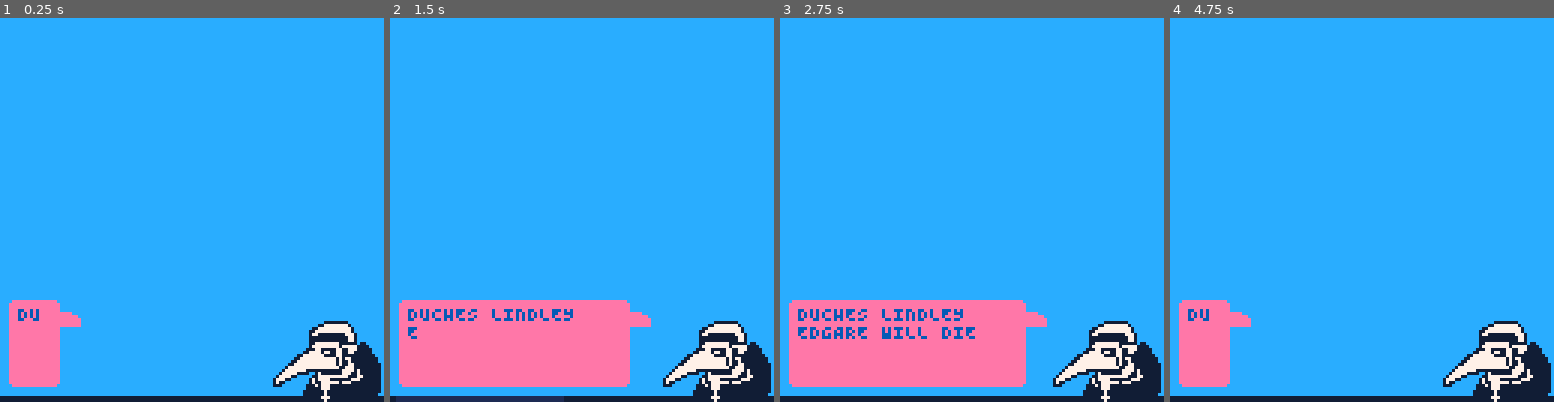
Above: before the commit, frames 1-4 (left to right).
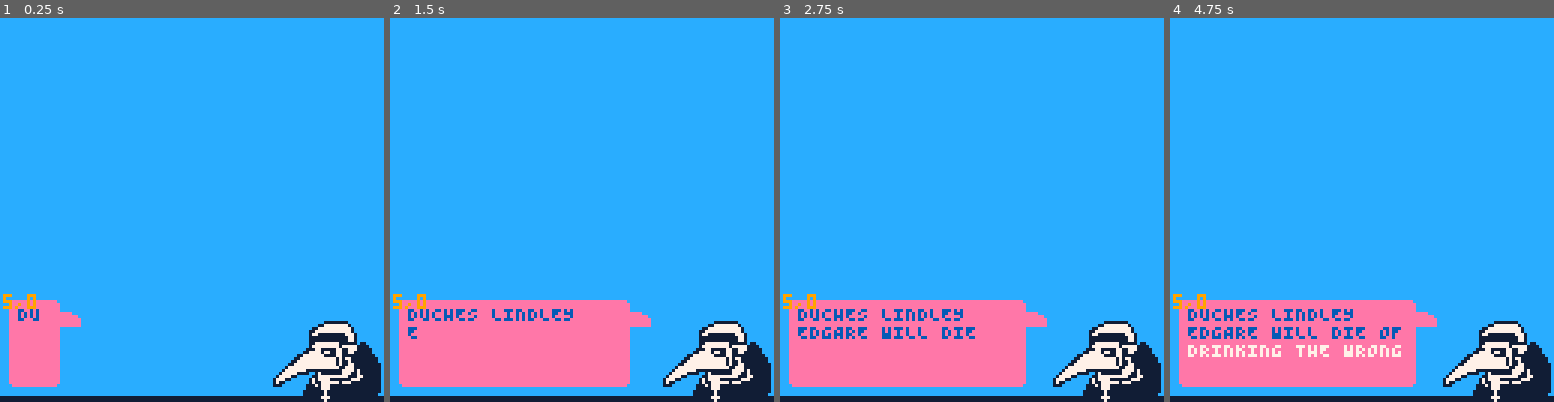
Above: after the commit, the same moments.

Repository: Yolwoocle/minijam_112
Game: PICO-8 cartridge minijam112.p8
Same seed, same stepped clock (60 frames per second), same inputs: the game is played once before the commit and once after it.
Inputs:
- Up to frame 1 (0.25 s): no input
- Up to frame 2 (1.5 s): tap X (X key) at 0.33, 1.07 s; tap O (Z key) at 0.7 s
- Up to frame 3 (2.75 s): hold Right 1.6-2.1 s; tap O (Z key) at 1.7, 2.1, 2.5 s; tap X (X key) at 1.85 s; hold Up 2.15-2.42 s; hold Right from 2.47 s (still down)
- Up to frame 4 (4.75 s): tap O (Z key) every 0.4 s from 2.9 to 4.5 s; tap X (X key) at 2.97, 4.08 s; release Right at 3.03 s; hold Left 3.08-3.58 s; hold Down 3.63-3.97 s; hold Right 4.02-4.68 s; hold Up from 4.73 s (still down)

The runs differ from the first frame. In frame 1, 0.2% of the frame differs, in the area x 0-10%, y 71-76%; in frame 2, 0.8%; in frame 3, 0.2%; in frame 4, 12%, in the area x 0-70%, y 71-97%.

Commit message:
updated report card and sfx

Diff:
--- a/minijam112.p8
+++ b/minijam112.p8
@@ -26,10 +26,29 @@
 		dobj=create_dobj(0,-91),
 	}
 
+	report={
+		dobj=create_dobj(130,-90),
+		target_x=24,
+
+		last_input=0,
+
+		step=1,
+
+		adj1="",
+
+		sticker=false,
+		sticker_ox=rnd(6)-3,
+		sticker_oy=rnd(6)-3,
+
+		cur_mark=0,
+
+		signature=false,
+	}
+
 	c={
 		dobj=create_dobj(63,63),
 		sel_index=1,
-		mode="ingredients"
+		mode="menu"
 	}
 
 	ticks={false,false,false}
@@ -59,6 +78,10 @@
 		target_y=40,
 	}
 
+	dead_list=""
+	dead_list_ypos=0
+	dead_list_oy=0
+
 	bubbles={}
 
 	st=0 --spawn time
@@ -85,6 +108,7 @@
 
 	parse_output=""
 	ailment_out=""
+	hide_bubble=false
 
 	ingr_particles={}
 
@@ -100,11 +124,16 @@
 	}
 
 	clock=0
-	maxclock=60*60*3 -- be careful about overflowing the tiny p8 limit
+	maxclock=60*10 -- be careful about overflowing the tiny p8 limit
 end
 
 function _update60()
 	t+=1
+
+	update_time()
+	on_speech_end()
+
+	dead_list_oy+=1/6
 
 	menuitem(3, "sound: "..(sound_on and "on" or "off"), function() sound_on=not sound_on end)
 
@@ -144,8 +173,6 @@
 
 	parse_dialogue()
 	update_anim()
-
-	update_time()
 end
 
 function _draw()
@@ -178,6 +205,13 @@
 
 	-- rectfill(-5,-5,135,34,2)
 	rectfill(-5,-120,135,34,2)
+
+	draw_report()
+
+	if(intro_phase>=1) draw_time()
+
+	print(dead_list,83,dead_list_ypos+dead_list_oy,5)
+
 	draw_pdoctor()
 	draw_bubble()
 
@@ -186,18 +220,34 @@
 
 	draw_cursor()
 
-	if(intro_phase>=1) draw_time()
-
-
-
-	print(parse_output,6,5,5)
-	print(ailment_out,6,5,4)
-
-	if(debugmode)print(debug,1,1,7)
+
+	if(not hide_bubble)then
+		print(parse_output,6,5,5)
+		print(ailment_out,6,5,4)
+	end
+
+	if(debugmode)print(debug,1,1,9)
 end
 
 -->8
 --update
+
+function update_dead_list()
+	local out=" "
+	local ways_to_die=split" WAS NEVER SEEN AGAIN, STILL GETS NIGHTMARES, HASNT STOPPED CRYING,S FAMILY MISSES THEM, NEVER MADE IT HOME, WILL NEVER RETURN, DIED A GRUESOME DEATH, LEFT THEIR WALLET, NOW SUFFERS FROM ANXIETY, HASNT EATEN IN DAYS, WAS ARRESTED, IS NOW IN JAIL, SUFFERED A FATE WORSE THAN DEATH, IS NOT THE SAME ANYMORE"
+	for customer in all(past_customers) do
+		--if customer.score<0 then
+		--	out..=to_fit(customer.name.." DIED OF "..customer.cause.."\n\n",14)
+		--end
+		local fate=rnd(ways_to_die)
+		if(flr(rnd(2))==0)fate=" DIED OF "..customer.cause
+		out..=to_fit(customer.name..fate.."\n\n",11)
+	end
+
+	dead_list_ypos=-110
+	dead_list_oy=0
+	dead_list=out
+end
 
 function return_to_belt()
 	c.mode="ingredients"
@@ -266,6 +316,8 @@
 				del(g_ingredients,ingr)
 				commit_ingredient(ingr.obj)
 
+				sfx(58)
+
 				cur_fx_dobj.target=t+60
 
 				time_since_last=0
@@ -273,10 +325,6 @@
 
 				c.sel_index=mid(1,c.sel_index,#g_ingredients) --fix cursor
 			end
-		end
-	elseif c.mode=="pot" then
-		if btnp(❎) and time_since_last>300 then
-			return_to_belt()
 		end
 	end
 end
@@ -330,8 +378,13 @@
 		local format=rnd(result_dialogue)
 
 		--check scores and create new dialogue
-		if(pot.score>5) then adjectives=positive_adj else adjectives=negative_adj end
-		if(flr(rnd(10))==0)adjectives=neutral_adj
+		if(pot.score>5) then
+			adjectives=positive_adj
+		elseif(pot.score<5) then
+			adjectives=negative_adj
+		else
+			adjectives=neutral_adj
+		end
 
 		--set up dialogue queue
 		dialogue_queue=pack(format[1]..ailment_manager.customer.." "..format[2].." ",rnd(adjectives),format[3])
@@ -353,11 +406,69 @@
 end
 
 function update_time()
-	clock+=1
-	clock=min(clock,maxclock)
+	if(c.mode=="ingredients")clock+=1
+
+	if clock==maxclock then
+		--end game
+		c.mode="report"
+		clock=0
+		conveyor_active=false
+
+		--anim_to_point(c,,130,0.97)
+
+		dialogue_queue=pack("LOOKS LIKE ITS TIME TO CLOSE UP SHOP ","","")
+		dialogue_queue_time=30
+		time_since_last=0
+	end
+
+
+	if(c.mode!="report")return
+
+	if time_since_last==0 then
+		anim_to_point(c,nil,150,0.9)
+	end
+
+	if time_since_last==350 then
+		anim_to_point(cam, 0, -91, 0.9)
+	end
+
+	if time_since_last==430 then
+		new_dialogue("WHAT A"," WONDERFUL ","DAY !")
+	end
+
+	if time_since_last==700 then
+		hide_bubble=true
+		anim_to_point(report, report.target_x, nil, 0.9)
+	end
+
+	--report card input loop
+	if(time_since_last>750 and time_since_last>report.last_input+60 and btnp(❎)) then
+		debug=report.step
+
+		if(report.step==1)report.adj1=rnd(positive_adj)
+		if(report.step==2)report.sticker_ox=-3+rnd(6)report.sticker_oy=-3+rnd(6)report.sticker=true
+		if(report.step>2 and report.step<=7)report.cur_mark+=1
+		if(report.step==8)report.signature=true
+
+		if(report.step!=0)sfx(47+report.step)shake=0.1
+		if(report.step==8)sfx(55)shake=0.2
+
+
+
+		report.last_input=time_since_last
+		report.step+=1
+	end
+
+	if time_since_last==1100 then
+		anim_to_point(report, report.target_x-23, nil, 0.9)
+
+		update_dead_list()
+	end
 end
 
 function draw_time()
+	if(c.mode=="report")return -- "this is scuffed as fuck I hate this line" - Louie
+
 	local leftt = maxclock - clock
 	local leftsecs= leftt\60
 	local timesec = leftsecs%60
@@ -403,6 +514,7 @@
 
 --draw speech bubble
 function draw_bubble()
+if(hide_bubble)return
 	local _x,_y=3,3
 	local _w,_h=78,28
 
@@ -427,6 +539,52 @@
 function draw_cursor()
 	local _x,_y=dx(c.dobj),dy(c.dobj)
 	sspr(48,0,16,15,_x,_y)
+end
+
+function draw_report()
+	local _x,_y=dx(report.dobj),dy(report.dobj)
+	local _w,_h=80,100
+
+	rectfill(_x,_y,_x+_w,_y+_h,7)
+	rect(_x,_y,_x+_w,_y+_h,5)
+
+	text_bold2("SELF-REPORT CARD",_x+3,_y+2,7,1)
+	line(_x+3,_y+10,_x+_w-3,_y+10,1)
+
+	rect(_x+60,_y+22,_x+75,_y+37,6) --sticker area
+
+	text_bold("TODAY I AM FEELING",_x+3,_y+13,7,1)
+	text_bold(" - "..report.adj1,_x+3,_y+20,7,5)
+
+	if(report.sticker)spr(8,_x+60+report.sticker_ox,_y+22+report.sticker_oy,2,2)
+
+	line(_x+3,_y+29,_x+_w-25,_y+29,1)
+
+	text_bold("TODAY I...",_x+3,_y+35,7,1)
+
+	local i=0
+	for text in all(split"TRIED MY BEST,HELPED TIDY,USED MY MANNERS,ATE ALL MY FOOD,STAYED FOCUSED") do
+		text_bold("[] "..text,_x+5,_y+43+i*8,7,5)
+		i+=1
+	end
+
+	for i=1,5 do
+		if(report.cur_mark>=i)spr(21,_x+5,_y+41+((i-1)*8))
+		debug=i..","..report.cur_mark
+	end
+
+	local y_cont=43+(i*8)+2
+	line(_x+3,_y+y_cont,_x+_w-3,_y+y_cont,1)
+
+	text_bold2("SIGNED:",_x+4,_y+_h-10,7,1)
+	line(_x+35,_y+_h-5,_x+_w-5,_y+_h-5,6)
+
+	local sx,sy,sw,sh=39,21,41,8
+
+	if(report.signature)sspr(sx,sy,sw,sh,_x+35,_y+_h-12)
+
+	line(_x,_y+_h+1,_x+_w,_y+_h+1,0)
+
 end
 
 function draw_ingredients()
@@ -450,6 +608,8 @@
 	conveyor_speed=conveyor_speed_original
 	if(not conveyor_active)conveyor_speed=0
 
+	--debug=time_since_last
+
 	if(c.mode!="pot")return
 
 	if(time_since_last>30)anim_to_point(potion,30,potion.target_y)
@@ -460,6 +620,7 @@
 		if time_since_last==30+text_finish_time+i*23 then
 			shake=0.07
 			ticks[i]=true
+			sfx(59)
 		end
 	end
 
@@ -588,9 +749,15 @@
 end
 
 function on_speech_end()
-	if intro_phase==0 then
+	if intro_phase==0 and parsing==false and c.mode=="menu" and btnp(❎) then
 		intro_phase=1
-		anim_to_point(cam, 0,0, 0.97)
+
+		anim_to_point(cam, 0,0, 0.9)
+		c.mode="ingredients"
+
+		clock=0
+
+		time_since_last=0
 	end
 end
 
@@ -801,7 +968,6 @@
 		parse_length+=1
 	else
 		parsing=false
-		on_speech_end()
 	end
 end
 
@@ -887,7 +1053,7 @@
 -->8
 --data
 
-all_effects=split"SUMMONS GIANT PEACH,GLOWS IN THE DARK,WRITES AN ESSAY,SUMMONS A TORNADO,FACILITATES DIGESTION,MELTS FACE,INCREASES POVERTY,SMELLS LIKE TEEN SPIRIT,TURNS INTO A CHAIR,TURNS INTO A TOAD,SETS YOU ON FIRE,INCREASES MULTITASKING,LOWERS CHOLESTER …(1070 unchanged characters)…
+all_effects=split"SUMMONS GIANT PEACH,GLOWS IN THE DARK,FINSHES YOUR ESSAY,SUMMONS A TORNADO,FACILITATES DIGESTION,MELTS FACE,FIGHTS POVERTY,SMELLS LIKE TEEN SPIRIT,TURNS INTO A SWORD,TURNS INTO A TOAD,SETS YOU ON FIRE,RELEASES INHIBITIONS,INCREASES MULTITASKING,LOWERS CHOLESTER …(1070 unchanged characters)…
 all_solutions={
 	"A BROKEN HEART|HIGH IN VITAMIN C,LOWERS CHOLESTEROL,RAISES SEX APPEAL,RELEASES PHEROMONES,FACILITATES CONFIDENCE,HARDENS SKIN",
 	"BAD BODY ODOUR|RELEASES PHEROMONES,HIGH IN VITAMIN C,INCREASES CHARISMA,HARDENS SKIN,REMOVES TASTE,TASTES OF ORANGE",
@@ -895,28 +1061,26 @@
 	"SOCIAL REJECTION|EMITS 5G SIGNAL,FACILITATES CONFIDENCE,RAISES SEX APPEAL,RELEASES PHEROMONES,BREAKS FOURTH WALL,JUST GETS YOU STONED",
 	"BEING STABBED|FACILITATES CONFIDENCE,INCREASES CHARISMA,HARDENS SKIN,RAISES HP",
 	"A BEAR ATTACK|RAISES HP,RAISES RECOVERY,HARDENS SKIN",
-	"GANG VIOLENCE|INDUCES VOMITING,RAISES SPEED,RAISES HP,INCREASES STEALTH,PROBABLY BOOSTS LUCK,FREAKS EVERYONE OUT",
+	"GANG VIOLENCE|RELEASES INHIBITIONS,INDUCES VOMITING,RAISES SPEED,RAISES HP,INCREASES STEALTH,PROBABLY BOOSTS LUCK,FREAKS EVERYONE OUT",
 	"DRINKING THE WRONG POTION|INCREASES PUNGENCY,INCREASES INTELLIGENCE,INCREASES MEMORY,REDUCES MEMORY LOSS",
-	"FORGETFULNESS|INCREASES INTELLIGENCE,INCREASES MEMORY",
 	"BEING ON THEIR PHONE WHILE DRIVING|INCREASES WISDOM,INCREASES MULTITASKING,INCREASES INTELLIGENCE",
 	"FREEZING|SETS YOU ON FIRE,RAISES RECOVERY",
 	"LEAVING THE OVEN ON|INCREASE COORDINATION,INCREASES FIRE RES",
 	"A GUNSHOT|RAISES HP,HARDENS SKIN",
 	"NOT KNOWING WHEN TO HOLD 'EM|INCREASES STEALTH,FREAKS EVERYONE OUT",
-	"WEAK BONES|STRENGTHENS BONE MARROW",
+	"WEAK BONES|STRENGTHENS BONE MARROW,HIGH IN VITAMIN C",
 	"BALDING|REJUVENATES HAIR GROWTH,INCREASES CHARISMA",
 	"LOSING THEIR KEYS|FINDS KEYS,INSTILLS PARANOIA,INCREASES WISDOM,INCREASES MEMORY,REDUCES MEMORY LOSS",
 	"NOT SPEAKING GERMAN|UNTERRICHTET dEUTSCH",
-	-- "NOT HAVING ENOUGH HP|RAISES HP",
-	-- "NOT HAVING ENOUGH MP|RAISES MP",
 	"FALLING OFF THEIR HORSE|INCREASE COORDINATION",
-	"DRINKING TOO MUCH|HARDENS LIVER,INDUCES VOMITING",
+	"DRINKING TOO MUCH|HARDENS LIVER,INDUCES VOMITING,RELEASES INHIBITIONS",
 	"A FIREBALL|INCREASES FIRE RES,HARDENS SKIN",
 	"A SUDDEN STROKE|LOWERS CHOLESTEROL,INSTANT DEATH",
 	"OLD AGE|LOWERS CHOLESTEROL,HARDENS LIVER,RAISES HP",
 	"NO INTERNET|EMITS 5G SIGNAL",
 	"BOREDOM|TURNS INTO A CHAIR,INSTANT DEATH,INSTILLS PARANOIA,JUST GETS YOU STONED,EMITS 5G SIGNAL,AMPLIFIES TINNITUS,TURNS URINE GREEN,SETS YOU ON FIRE,REJUVENATES HAIR GROWTH,FINDS KEYS",
-	"A MURDERER PENGUIN|INCREASES STRENGTH,FREAKS EVERYONE OUT,SETS YOU ON FIRE,FACILITATES CONFIDENCE",
+	"AGGRESSIVE SEALIFE|INCREASES STRENGTH,FACILITATES CONFIDENCE",
+	"HUNGER|SUMMONS GIANT PEACH,FACILITATES DIGESTION,HIGH IN VITAMIN C,REMOVES TASTE,TASTES OF ORANGE,JUST GETS YOU STONED"
 }
 
 titles=split"SIR,COUNT,BARON VON,DUCHES,PRINCE,KING,QUEEN,DOCTOR"
@@ -936,320 +1100,321 @@
 	split"YOU THOUGHT ,WAS,.",
 	split",CANT STOP THINKING ABOUT HOW, YOU WERE",
 	split",DOUBTS THEYLL EVER FEEL THIS, AGAIN",
-	split"I HEARD ,SHOUT HOW , THEY FELT ONCE OUTSIDE !"
+	split"I HEARD ,SHOUT HOW, THEY FELT ONCE OUTSIDE !",
+	split",WONDERS IF THIS IS AS, AS IT GETS !",
 }
 
 potion_types=split"jumping,wonder,slime,speed,dexterity,anger,anxiety,invisibility,money,freedom,flight,love,romance,re …(274 unchanged characters)…
 
-positive_adj=split"COURAGEOUS,GOOD,WONDERFUL,FANTASTIC,ENLIGHTENING,ELECTRIC,LIFE-CHANGING,POWERFUL,FUN,CUTE,ROMANTIC,SEXY,COMELY,CARING,CLE …(163 unchanged characters)…
-negative_adj=split"BAD,TERRIBLE,DISGUSTING,OFFENSIVE,UGLY,SUCKY,AWFUL,GARBAGE,POOR,SAD,UNACCEPTABLE,CRUMMY,CHEAP,BORING,NOT GOOD,GROTTY,GRUNGY,INSOLENT,IRRITATED,BORING,HOSTILE,VAIN,IMPATIENT,VAGUE,BLEAK,BLIND,BLOATED,BLOODIED,BLOODTHIRS …(92 unchanged characters)…
-neutral_adj=split"ASTOUNDING,WEIRD,STRANGE,OK,NEUTRAL,SMELLY,CREEPY,SPOOKY,GHASTLY,ECCENTRIC,SILLY,PECULIAR,KINKY,FEARFUL,UNCANNY,CAUSTIC,BIZARRE,CORPULENT,DOWDY,FECUND,LIMPID,PERSUASIVE,QUERULOUS,TRENCHANT,TURGID,INCANDESCENT,BUSY,COLD,SHORT"
-…(309 lines of a section not shown)…
+positive_adj=split"COURAGEOUS,GOOD,WONDERFUL,FANTASTIC,ENLIGHTENING,ELECTRIC,LIFE-CHANGING,POWERFUL,INCANDESCENT,FUN,CUTE,ROMANTIC,SEXY,COMELY,CARING,CLE …(163 unchanged characters)…
+negative_adj=split"ASTOUNDING,WEIRD,BAD,SMELLY,CREEPY,SPOOKY,FEARFUL,UNCANNY,GHASTLY,ECCENTRIC,TERRIBLE,DISGUSTING,OFFENSIVE,UGLY,SUCKY,AWFUL,GARBAGE,POOR,SAD,UNACCEPTABLE,CRUMMY,CHEAP,BORING,NOT GOOD,GROTTY,GRUNGY,INSOLENT,IRRITATED,HOSTILE,VAIN,IMPATIENT,BLEAK,BLIND,BLOATED,BLOODIED,BLOODTHIRS …(92 unchanged characters)…
+neutral_adj=split"OK,NEUTRAL,SILLY,PECULIAR,KINKY,CAUSTIC,BIZARRE,DOWDY,BUSY,COLD,SHINY,REFLECTIVE,DRUNK,HIGH,SPONGE-Y,LIQUID,AROUSING"
+…(309 lines of a section not shown)…
Not shown, changed: 24 lines of the sprite sheet (__gfx__) section of minijam112.p8
Not shown, changed: the thumbnail (__label__) section of minijam112.p8
Not shown, changed: the sound effects (__sfx__) section of minijam112.p8
